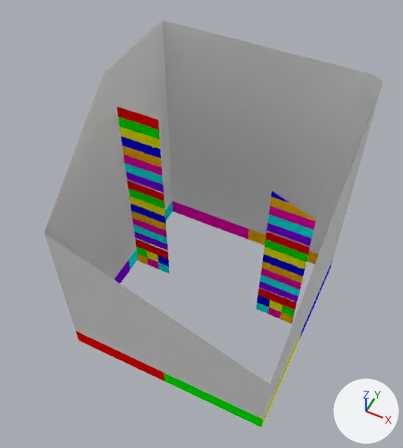
An edit to the Blender file Mesh/03_huds/OSRuth2_hud_01_parts.blend, drawn before and after from the same camera.
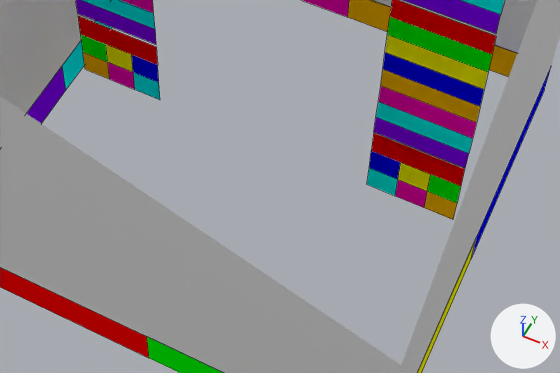
There are two pictures of each version: one whole from a camera (50 mm lens) standing at (2.83, -6.14, 10.01) and looking at (-0.17, -0.13, 2.5), one close up on the part from 25% to 83% of the width and 52% to 87% of the height. Every picture has the same lights, and +X, +Y and +Z are marked at lower right. The close-ups show mesh edges as thin lines. Everything nearer to the camera than a plane just in front of the edit is cut away.

Names of what the first close-up shows: 'r2HUDacBackboard', 'r2HUDacBase', 'r2HUDacButtons2', 'r2HUDacButtons3', 'r2HUDacButtons4', 'r2HUDacButtons5', 'r2HUDacButtons6'.
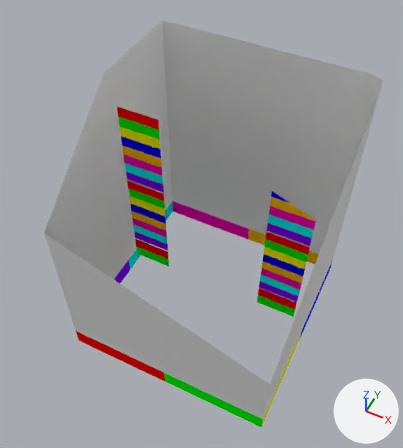
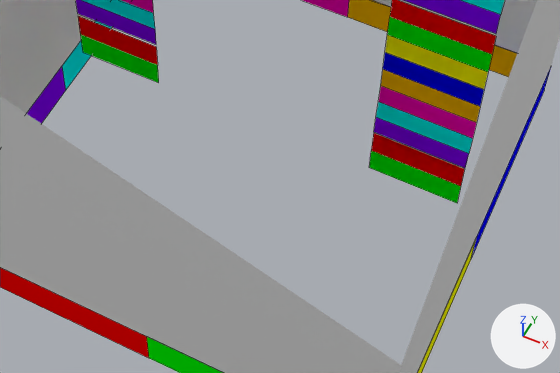
Pixel boxes [x1, y1, x2, y2] of what changed, in the close-ups (560 x 373 px):
'r2HUDacButtons6', reshaped (19% shorter)
    before: [367, 133, 465, 220]
    after: [369, 133, 465, 203]
'r2HUDacButtons3', reshaped (20% shorter)
    before: [78, 16, 160, 100]
    after: [78, 16, 159, 83]

Edits to the bpy script that builds the scene:
```text
Change me_r2hudacbuttons6:
    used by ob_r2hudacbuttons6; location = (0.0, 0.0, 0.0); rotation_euler = (0.0, 0.0, 3.142), in degrees (0, 0, 180)
    remove me_r2hudacbuttons6.from_pydata(...)  # 14 vertices, 7 faces; spans x -1.781..-1.001, y -0.002, z 0.356..1.112
    add me_r2hudacbuttons6.from_pydata(...)  # 6 vertices, 2 faces; spans x -1.781..-1.001, y -0.002, z 0.608..1.112
    me_r2hudacbuttons6 part 1
    8 vertices are removed from x -1.781..-1.001, y -0.002, z 0.356..0.86
    7 faces are deleted
    1 new face joins them, mat_mat_f1 (red #ff0000)
    1 new face joins them, mat_mat_f2 (green #00ff00)
    remove me_r2hudacbuttons6.materials.append(mat_mat_f3)  # yellow #ffff00
    remove me_r2hudacbuttons6.materials.append(mat_mat_f4)  # blue #0000ff
    remove me_r2hudacbuttons6.materials.append(mat_mat_f5)  # yellow #ffbc00
    remove me_r2hudacbuttons6.materials.append(mat_mat_f6)  # pink #ff00bc
    remove me_r2hudacbuttons6.materials.append(mat_mat_f7)  # cyan #00ffff
Change me_r2hudacbuttons3:
    used by ob_r2hudacbuttons3; location = (0.0, 0.0, 0.0)
    remove me_r2hudacbuttons3.from_pydata(...)  # 14 vertices, 7 faces; spans x -1.781..-1.001, y -0.002, z 0.356..1.112
    add me_r2hudacbuttons3.from_pydata(...)  # 6 vertices, 2 faces; spans x -1.781..-1.001, y -0.002, z 0.608..1.112
    me_r2hudacbuttons3 part 2
    8 vertices are removed from x -1.781..-1.001, y -0.002, z 0.356..0.86
    7 faces are deleted
    1 new face joins them, mat_mat_f1 (red #ff0000)
    1 new face joins them, mat_mat_f2 (green #00ff00)
    remove me_r2hudacbuttons3.materials.append(mat_mat_f3)  # yellow #ffff00
    remove me_r2hudacbuttons3.materials.append(mat_mat_f4)  # blue #0000ff
    remove me_r2hudacbuttons3.materials.append(mat_mat_f5)  # yellow #ffbc00
    remove me_r2hudacbuttons3.materials.append(mat_mat_f6)  # pink #ff00bc
    remove me_r2hudacbuttons3.materials.append(mat_mat_f7)  # cyan #00ffff
```
